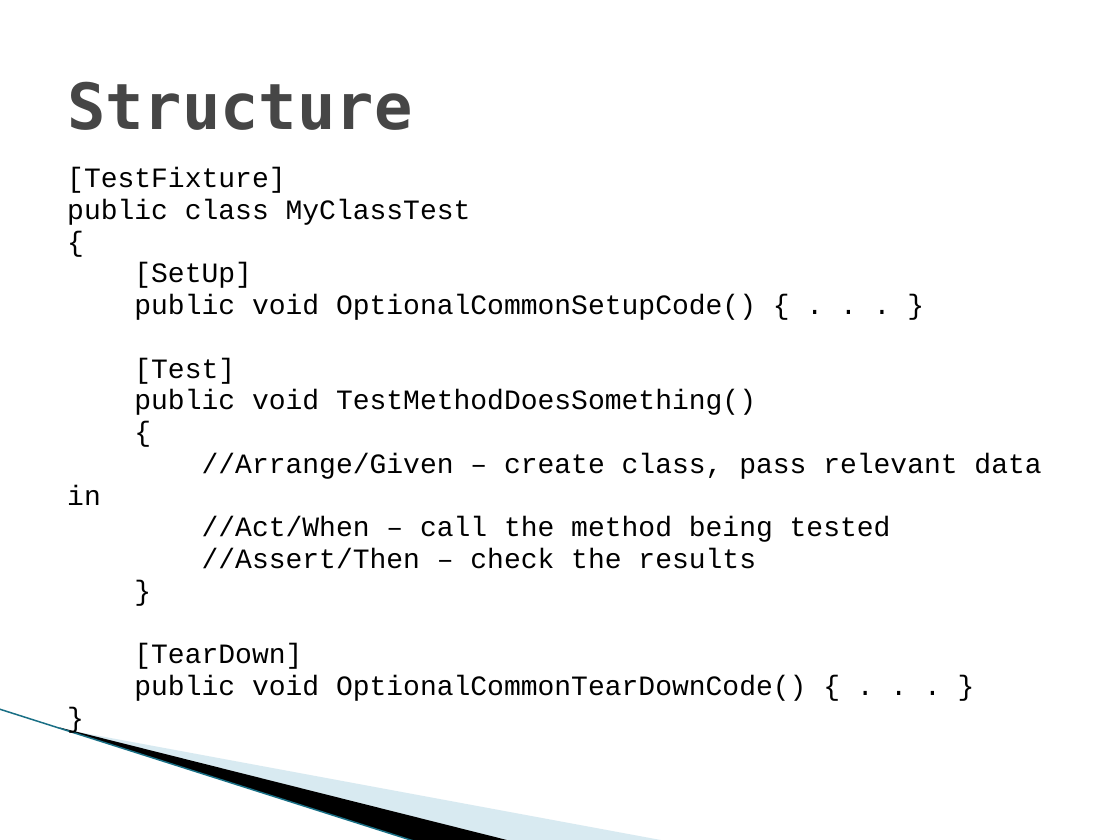
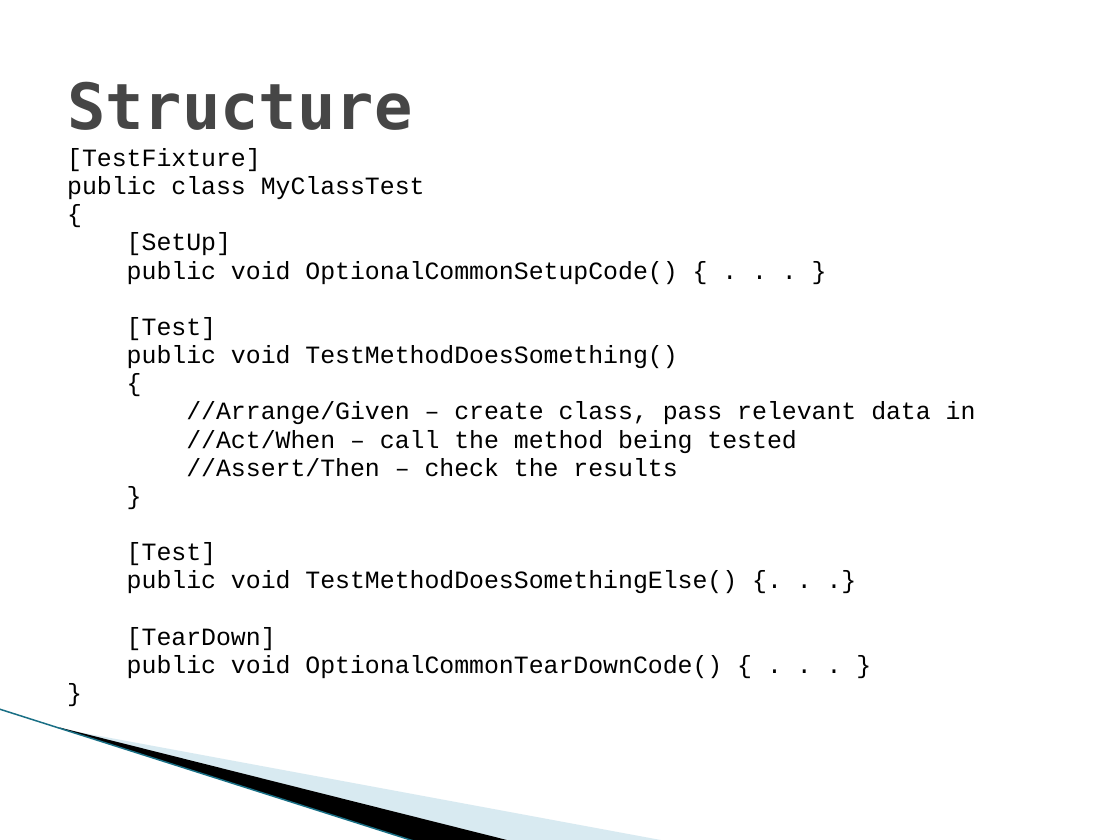
Before and after one commit to roddewit/unit-test-training, a slide deck: slide 9 of Docs/Basic Unit Testing.pptx. Drawn at 1120x840 pixels with LibreOffice and Linux fonts; fonts in the diff are those of the drawing; background and template pictures are left out. Boxes give left, top, right and bottom in pixels: in the first picture for what was removed or moved away, otherwise in the second. Text is boxed around its words. In the diff, an @@ line names an element or a change of style, - is before the commit and + after.

Commit message:
Update powerpoint

```diff
--- a/Docs/Basic Unit Testing.pptx
+++ b/Docs/Basic Unit Testing.pptx
@@ table at (56, 140, 1064, 748) @@
-row 1, column 1: [TestFixture] / public class MyClassTest / { / [SetUp] / public void OptionalCommonSetupCode() { . . . } / [Test] / public void TestMethodDoesSomething() / { / //Arrange/Given – create class, pass relevant data in / //Act/When – call the method being tested / //Assert/Then – check the results / } / [TearDown] / public void OptionalCommonTearDownCode() { . . . } / }
+row 1, column 1: [TestFixture] / public class MyClassTest / { / [SetUp] / public void OptionalCommonSetupCode() { . . . } / [Test] / public void TestMethodDoesSomething() / { / //Arrange/Given – create class, pass relevant data in / //Act/When – call the method being tested / //Assert/Then – check the results / } / [Test] / public void TestMethodDoesSomethingElse() {. . .} / [TearDown] / public void OptionalCommonTearDownCode() { . . . } / }
@@ table: place and size @@
-table at (56, 159, 1064, 741)
+table at (56, 140, 1064, 748)
```
Also in this commit, not shown: 4 other slides changed, 1 slide added.
